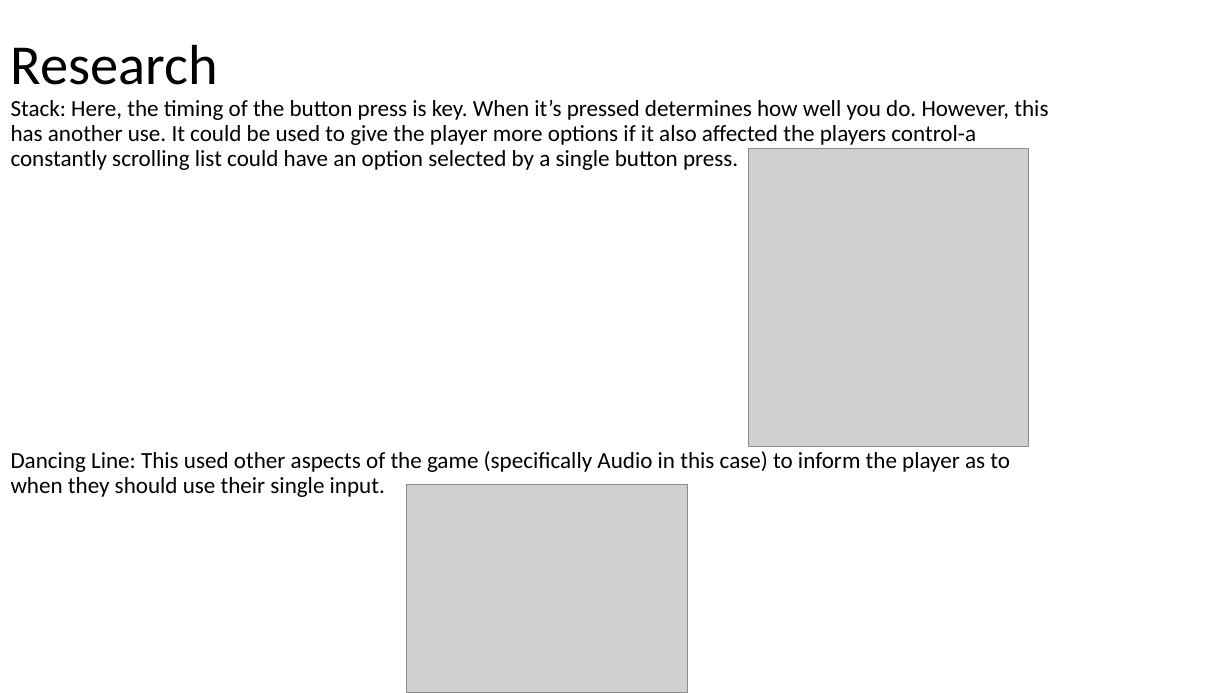
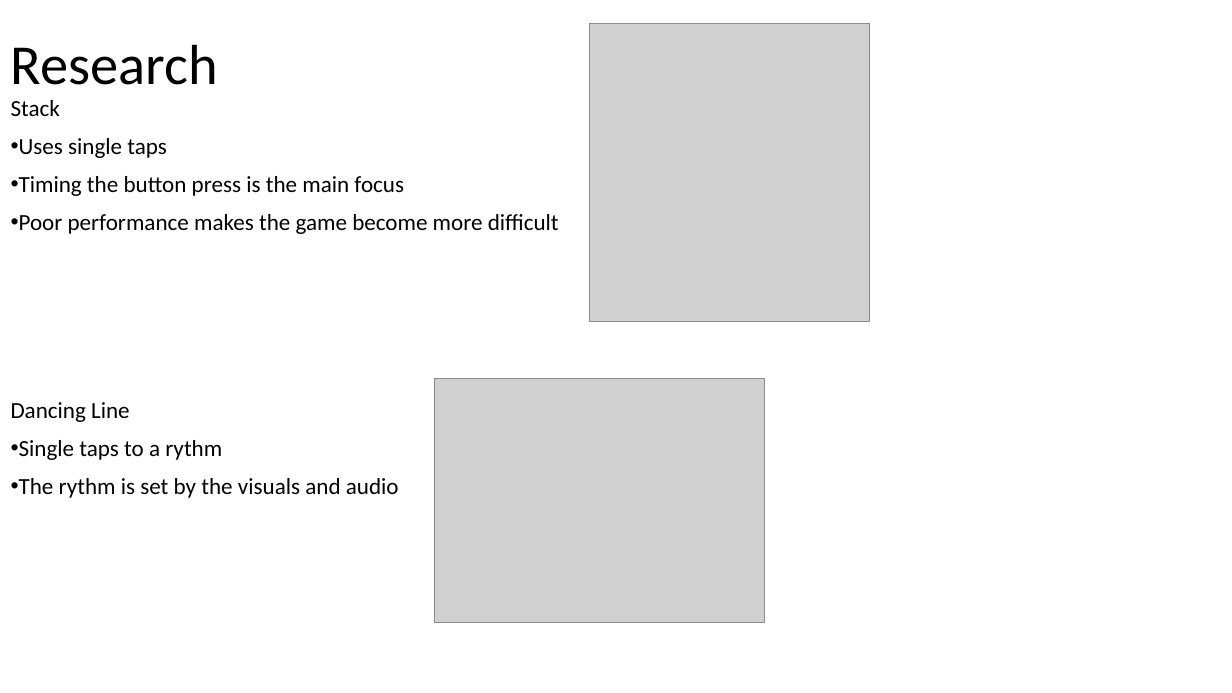
Before and after one commit to UoSGroupProjects1718/dm-bandai-namco-group-9, a slide deck: slide 4 of Presentations/Game Design Masterclass Presentation One.pptx. Drawn at 1232x693 pixels with LibreOffice and Linux fonts; fonts in the diff are those of the drawing; grey boxes stand for pictures. Boxes give left, top, right and bottom in pixels: in the first picture for what was removed or moved away, otherwise in the second. Text is boxed around its words. In the diff, an @@ line names an element or a change of style, - is before the commit and + after.

```diff
--- a/Presentations/Game Design Masterclass Presentation One.pptx
+++ b/Presentations/Game Design Masterclass Presentation One.pptx
@@ picture moved from (x1=749, y1=149, x2=1029, y2=446) to (x1=590, y1=23, x2=870, y2=321) @@
@@ text at (x1=11, y1=100, x2=559, y2=498): text changed @@
-Stack: Here, the timing of the button press is key. When it’s pressed determines how well you do. However, this has another use. It could be used to give the player more options if it also affected the players control-a constantly scrolling list could have an option selected by a single button press.
-Dancing Line: This used other aspects of the game (specifically Audio in this case) to inform the player as to when they should use their single input.
+Stack
+• Uses single taps
+• Timing the button press is the main focus
+• Poor performance makes the game become more difficult
+Dancing Line
+• Single taps to a rythm
+• The rythm is set by the visuals and audio
@@ picture resized from (x1=407, y1=485, x2=688, y2=693) to (x1=434, y1=378, x2=765, y2=622) @@
```
Also in this commit, not shown: 7 other slides changed, 1 other file.
